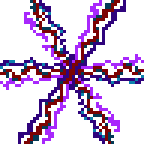
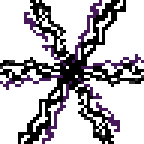
Before/after of a (144, 144) layered artwork. What changed in the layer stack:
added layer "layer #3" above "Layer" over [0, 0, 144, 144]
